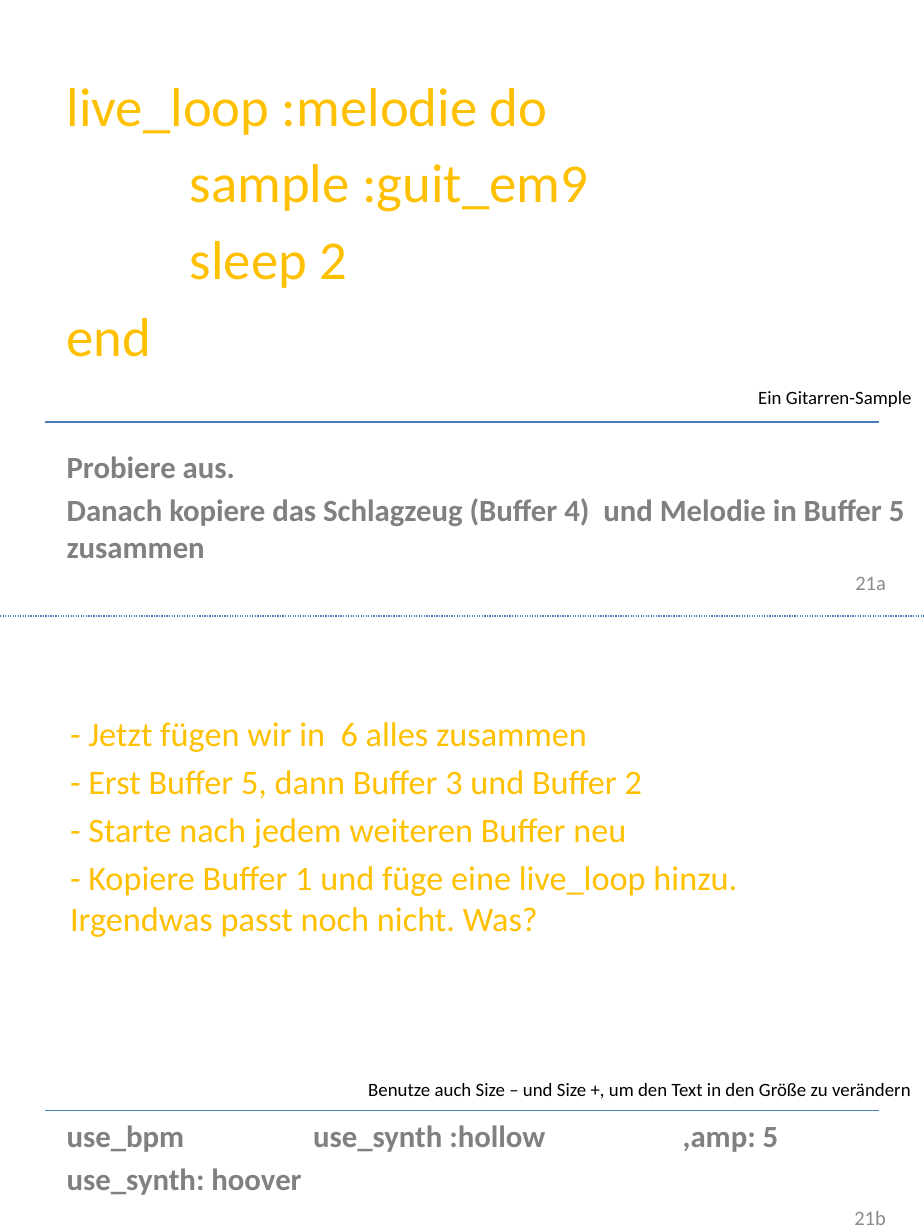
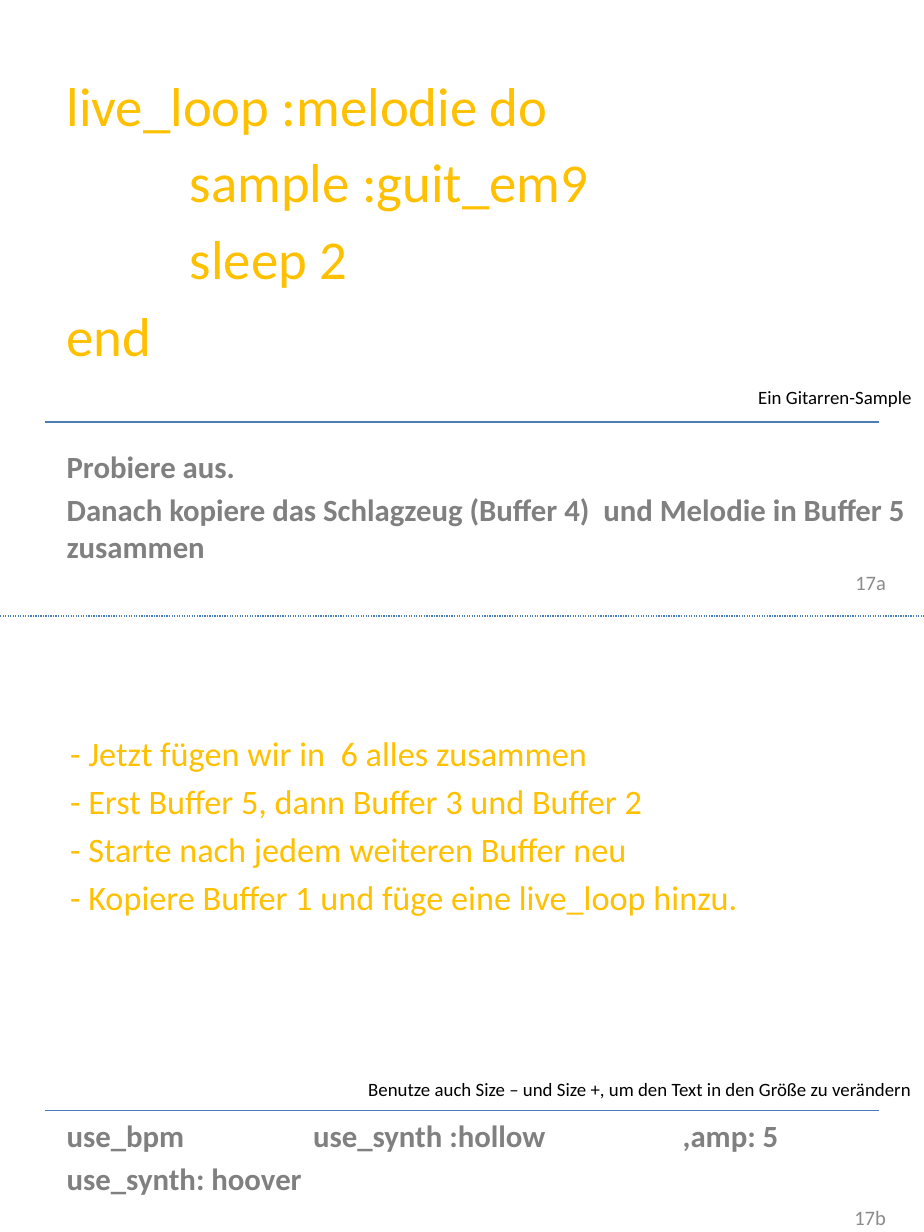
Before and after one commit to Devoxx4KidsDE/SonicPI, a slide deck: slide 17 of presentation/de/Sonic PI Workshop_de.pptx (slide 21 before the commit). Drawn at 924x1232 pixels with LibreOffice and Linux fonts; fonts in the diff are those of the drawing; background and template pictures are left out. Boxes give left, top, right and bottom in pixels: in the first picture for what was removed or moved away, otherwise in the second. Text is boxed around its words. In the diff, an @@ line names an element or a change of style, - is before the commit and + after.

Commit message:
final loop version

```diff
--- a/presentation/de/Sonic PI Workshop_de.pptx
+++ b/presentation/de/Sonic PI Workshop_de.pptx
@@ page number at bbox=[855, 577, 886, 590]: text changed @@
-21a
+17a
@@ text "- Jetzt fügen wir in ...": place and size @@
-text "- Jetzt fügen wir in ..." at bbox=[70, 722, 737, 937]
+text "- Jetzt fügen wir in ..." at bbox=[88, 742, 737, 916]
@@ text at bbox=[88, 886, 737, 916]: text changed @@
-- Kopiere Buffer 1 und füge eine live_loop hinzu. Irgendwas passt noch nicht. Was?
+- Kopiere Buffer 1 und füge eine live_loop hinzu.
@@ page number at bbox=[854, 1211, 886, 1225]: text changed @@
-21b
+17b
```
Also in this commit, not shown: 6 other slides changed, 2 other files.
